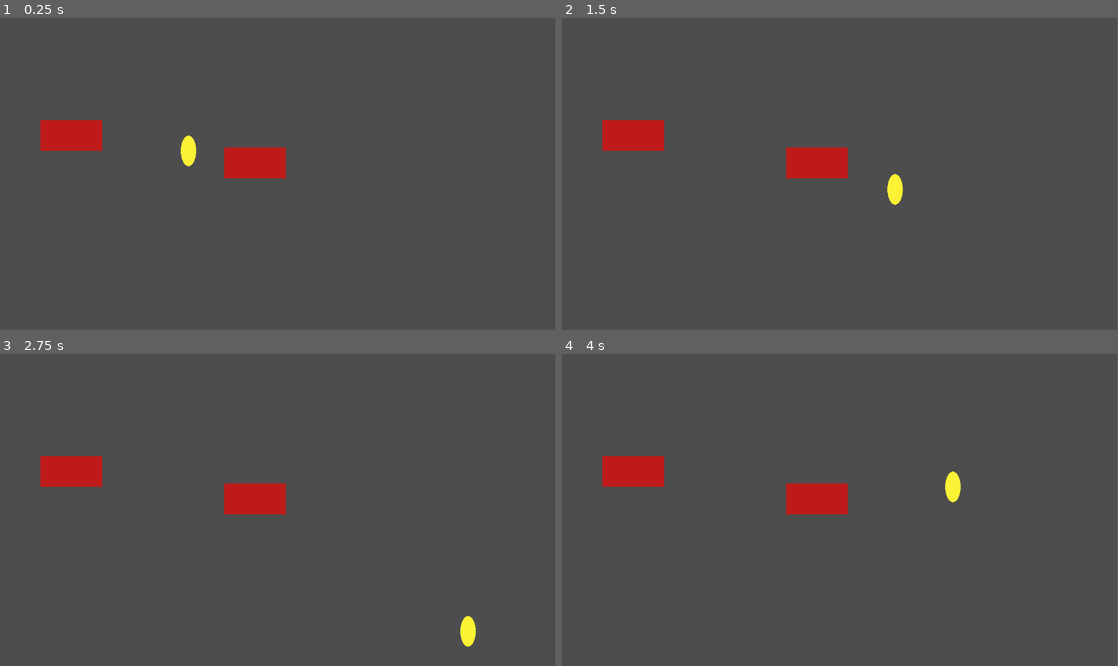
Above: before the commit, frames 1-4 (two rows, left to right).
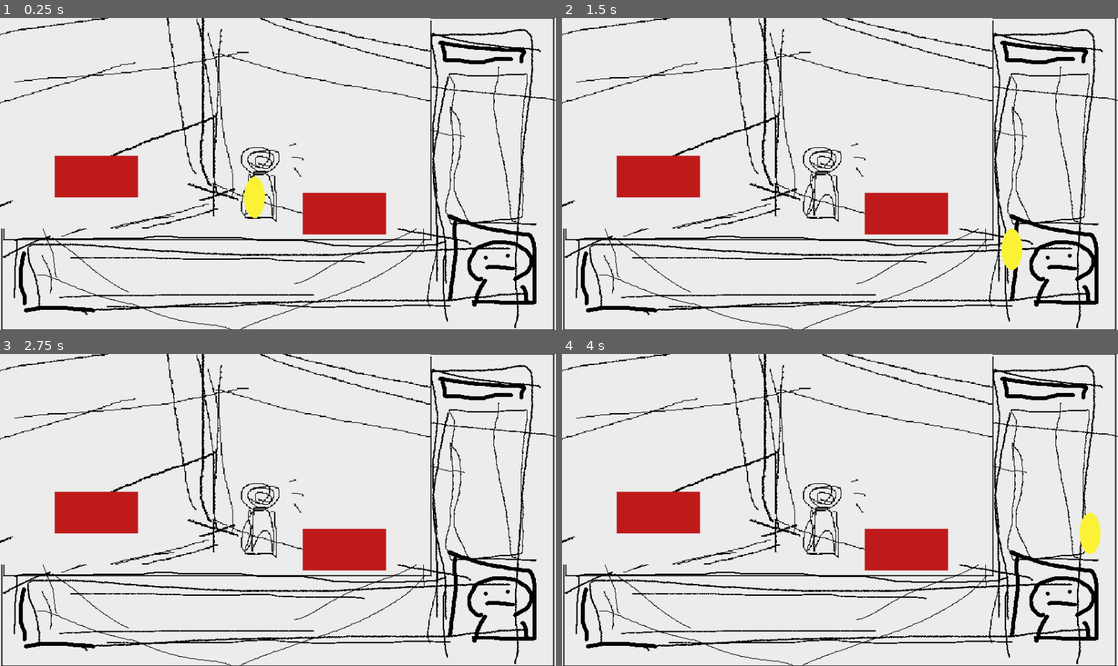
Above: after the commit, the same moments.

Repository: libakary/GameCamp-Kassihupe24
Game: Godot game, scene res://Scenes/MainGameWindow.tscn
Same seed, same stepped clock (60 frames per second), same inputs: the game is played once before the commit and once after it. Before the commit the project starts from res://Scenes/room.tscn.
Inputs:
- Up to frame 1 (0.25 s): no input
- Up to frame 2 (1.5 s): tap Enter at 0.5 s; hold Right (ui_right) 0.53-1.28 s; hold Down (ui_down) from 1.28 s (still down)
- Up to frame 3 (2.75 s): release Down (ui_down) at 2.03 s; hold Right (ui_right) from 2.03 s (still down)
- Up to frame 4 (4 s): release Right (ui_right) at 2.78 s; hold Up (ui_up) 2.78-3.53 s; hold Left (ui_left) from 3.53 s (still down)
In our replay, the window is 799x449 before the commit and 800x449 after it. These sizes can differ from the game's own. Grey fills any space a smaller window leaves; there, only what the larger window draws over its background counts as a difference.

The runs differ from the first frame. In frame 1, 98% of the frame differs, in the area x 0-100%, y 0-100%; in frame 2, 98%; in frame 3, 98%; in frame 4, 98%.

Commit message:
Some scenes+renaming

Diff:
--- /dev/null
+++ b/gem/Scenes/MainGameWindow.tscn
@@ -0,0 +1,20 @@
+[gd_scene load_steps=4 format=3 uid="uid://mgayqgy1t2xn"]
+
+[ext_resource type="Texture2D" uid="uid://kat4hpmpdgcf" path="res://Sprites/Background/bggamewindowtest.png" id="1_c1dy0"]
+[ext_resource type="PackedScene" uid="uid://b0bkwy6ns55kr" path="res://Scenes/player.tscn" id="1_o8jcm"]
+[ext_resource type="PackedScene" uid="uid://c08h887ims0t" path="res://Scenes/HighlightTrigger.tscn" id="2_1x5gk"]
+
+[node name="Room" type="Node2D"]
+
+[node name="WindowBackground" type="Sprite2D" parent="."]
+position = Vector2(427, 240)
+texture = ExtResource("1_c1dy0")
+
+[node name="Player" parent="." instance=ExtResource("1_o8jcm")]
+position = Vector2(391, 276)
+
+[node name="HighlightTest" parent="." instance=ExtResource("2_1x5gk")]
+position = Vector2(529, 301)
+
+[node name="Node2D" parent="." instance=ExtResource("2_1x5gk")]
+position = Vector2(148, 244)
--- /dev/null
+++ b/gem/Scenes/StartMenuWindow.tscn
@@ -0,0 +1,18 @@
+[gd_scene load_steps=3 format=3 uid="uid://b5bb4ognyul83"]
+
+[ext_resource type="PackedScene" uid="uid://b0bkwy6ns55kr" path="res://Scenes/player.tscn" id="1_o8jcm"]
+[ext_resource type="PackedScene" uid="uid://c08h887ims0t" path="res://Scenes/HighlightTrigger.tscn" id="2_1x5gk"]
+
+[node name="Room" type="Node2D"]
+
+[node name="Player" parent="." instance=ExtResource("1_o8jcm")]
+visible = false
+position = Vector2(391, 276)
+
+[node name="HighlightTest" parent="." instance=ExtResource("2_1x5gk")]
+visible = false
+position = Vector2(529, 301)
+
+[node name="Node2D" parent="." instance=ExtResource("2_1x5gk")]
+visible = false
+position = Vector2(148, 244)
--- /dev/null
+++ b/gem/Scenes/UserInterface.tscn
@@ -0,0 +1,3 @@
+[gd_scene format=3 uid="uid://qt2782tsftfw"]
+
+[node name="UserInterface" type="Node2D"]
--- a/gem/Scenes/room.tscn
+++ /dev/null
@@ -1,15 +0,0 @@
-[gd_scene load_steps=3 format=3 uid="uid://mgayqgy1t2xn"]
-
-[ext_resource type="PackedScene" uid="uid://b0bkwy6ns55kr" path="res://Scenes/player.tscn" id="1_07gom"]
-[ext_resource type="PackedScene" uid="uid://c08h887ims0t" path="res://Scenes/HighlightTrigger.tscn" id="2_otq2s"]
-
-[node name="Room" type="Node2D"]
-
-[node name="Player" parent="." instance=ExtResource("1_07gom")]
-position = Vector2(391, 276)
-
-[node name="HighlightTest" parent="." instance=ExtResource("2_otq2s")]
-position = Vector2(529, 301)
-
-[node name="Node2D" parent="." instance=ExtResource("2_otq2s")]
-position = Vector2(148, 244)
--- a/gem/project.godot
+++ b/gem/project.godot
@@ -11,9 +11,16 @@
 [application]
 
 config/name="PlayerController"
-run/main_scene="res://Scenes/room.tscn"
+run/main_scene="res://Scenes/MainGameWindow.tscn"
 config/features=PackedStringArray("4.3", "Forward Plus")
 config/icon="res://icon.svg"
+
+[display]
+
+window/size/viewport_width=854
+window/size/viewport_height=480
+window/size/mode=3
+window/stretch/mode="viewport"
 
 [input]
 
Binary file added: gem/Sprites/Background/bggamewindowtest.png
Not shown, added: gem/Sprites/Background/bggamewindowtest.png.import
